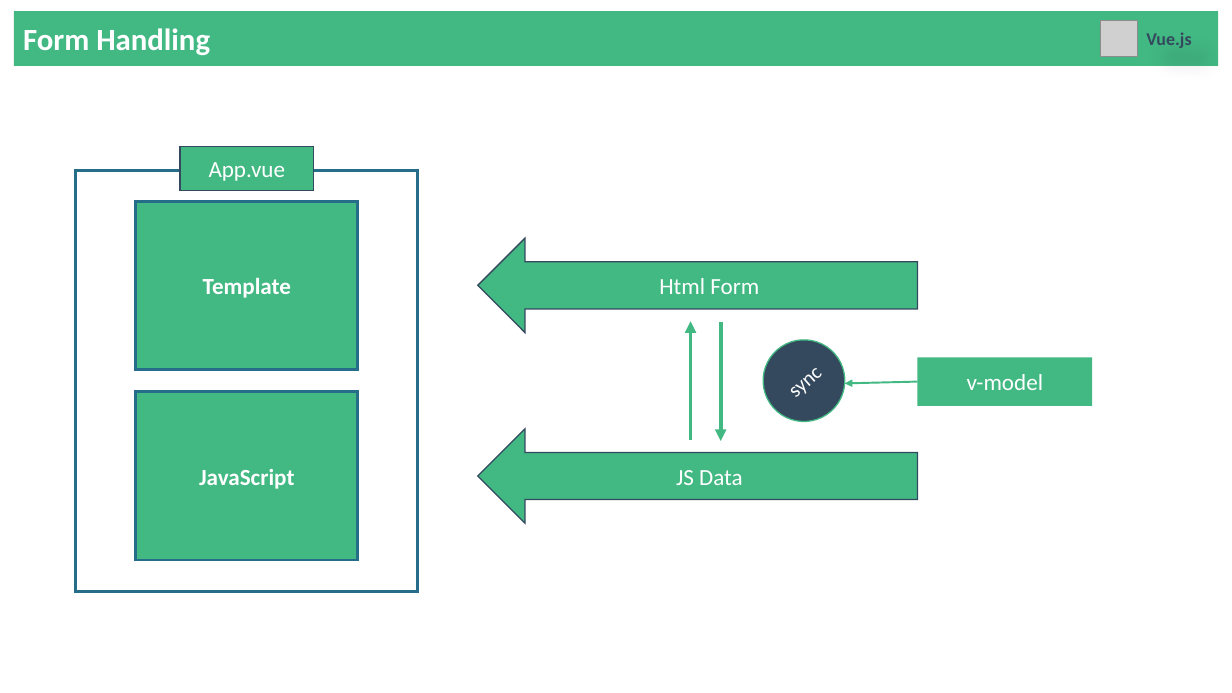
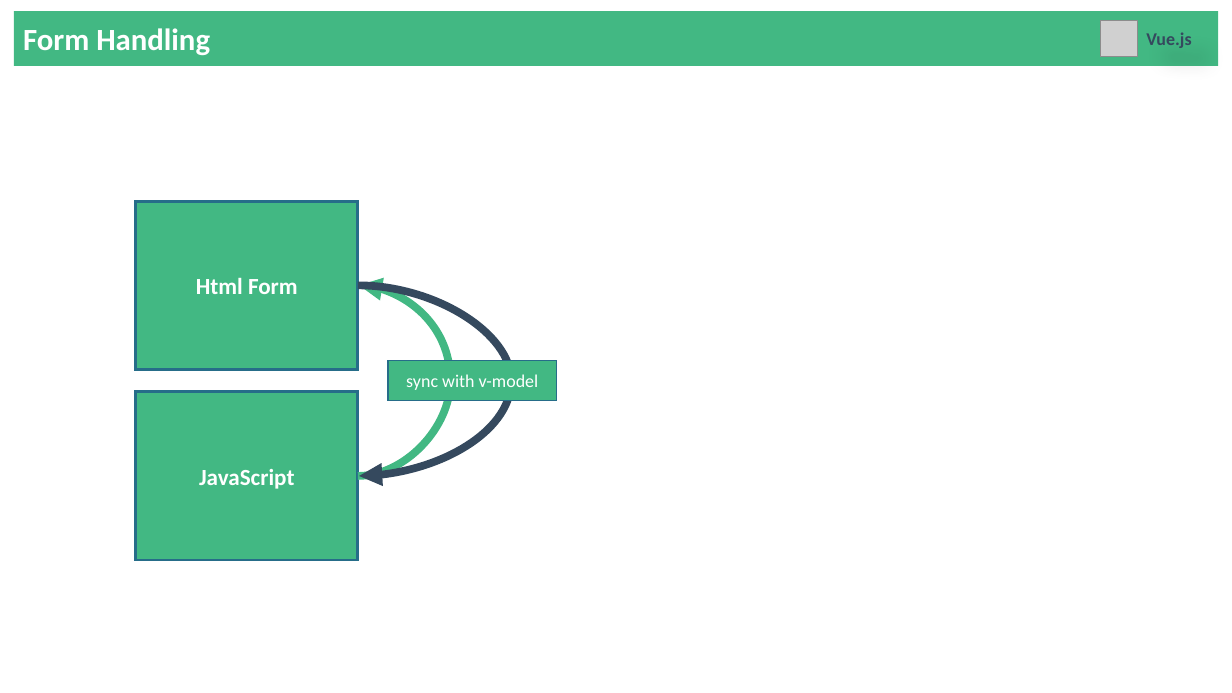
Before and after one commit to YeMyintSoeKMD/vue-creating, a slide deck: slide 36 of 9. Vue.js - Basic to Advance.pptx (slide 34 before the commit). Drawn at 1232x693 pixels with LibreOffice and Linux fonts; fonts in the diff are those of the drawing; grey boxes stand for pictures. Boxes give left, top, right and bottom in pixels: in the first picture for what was removed or moved away, otherwise in the second. Text is boxed around its words. In the diff, an @@ line names an element or a change of style, - is before the commit and + after.

```diff
--- a/9. Vue.js - Basic to Advance.pptx
+++ b/9. Vue.js - Basic to Advance.pptx
@@ rectangle removed at [180, 147, 313, 190] @@
-App.vue
@@ rectangle removed at [76, 170, 418, 592] @@
@@ left arrow removed at [478, 238, 918, 333] @@
-Html Form
@@ text in rectangle at [196, 278, 298, 294]: text changed @@
-Template
+Html Form
@@ curved arrow added from (358, 476) to (360, 286), #42B883 6 pt @@
@@ curved arrow added from (358, 286) to (360, 476), #35495E 6 pt @@
@@ arrow removed from (690, 440) to (690, 322) @@
@@ arrow removed from (721, 323) to (721, 441) @@
@@ ellipse removed at [747, 323, 861, 438] @@
-sync
@@ rectangle "sync with v-model": place and size @@
-rectangle "sync with v-model" at [918, 358, 1092, 407]
+rectangle "sync with v-model" at [388, 360, 557, 400]
@@ rectangle "sync with v-model" at [388, 360, 557, 400]: outline none to #266D8A 1 pt @@
@@ text in rectangle at [406, 374, 539, 390]: text changed; size 18 to 14 pt @@
-v-model
+sync with v-model
@@ arrow removed from (918, 382) to (845, 384) @@
@@ left arrow removed at [478, 429, 918, 523] @@
-JS Data
```
Also in this commit, not shown: 10 other slides changed, 7 slides added, 10 other files.
